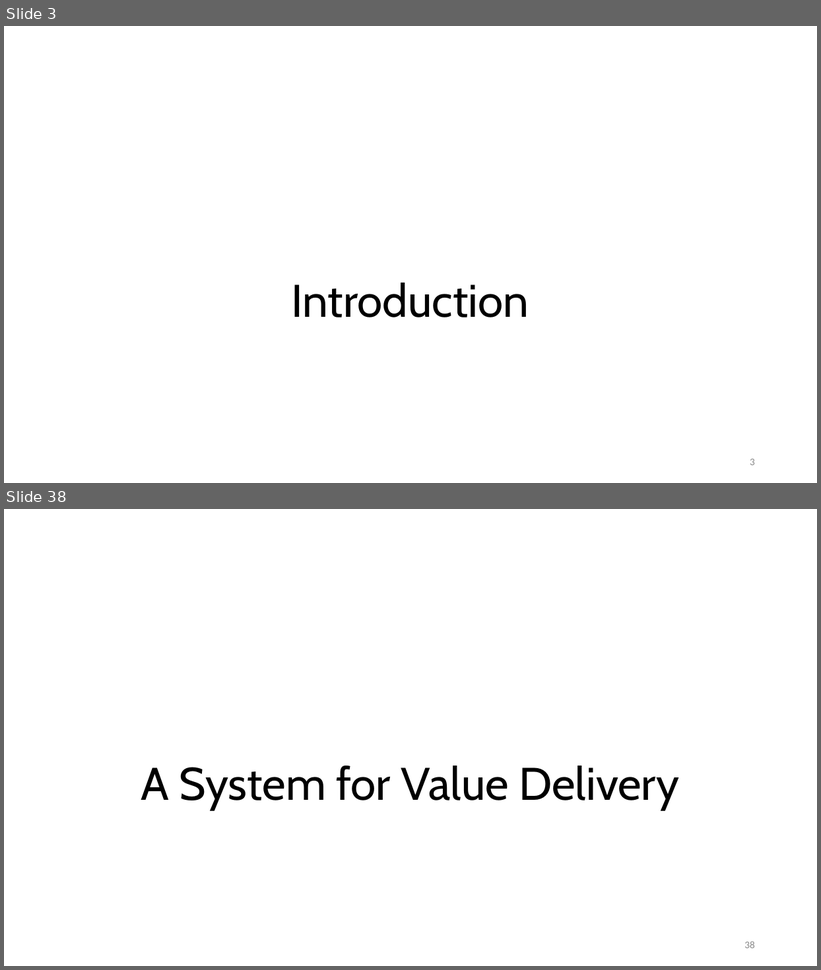
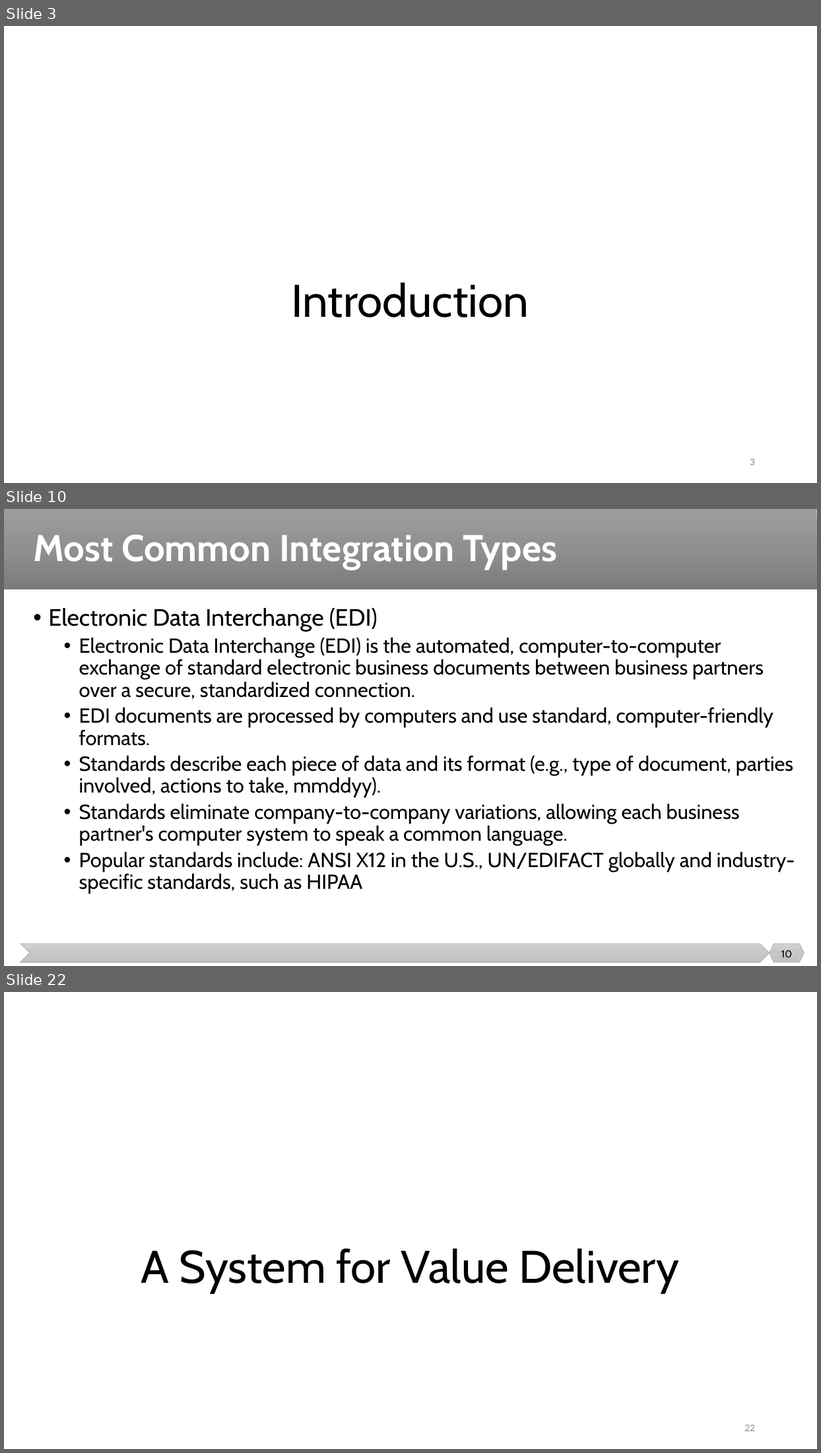
Before and after one commit to malenezi/malenezi, a slide deck: SE495/Lectures/1-Introduction/Introduction.pptx. Shown one above the other, each under a label of ours: slides 3 and 38 before the commit, slides 3, 10 and 22 after it; the slides between them are not shown. The pictures are 821x970 and 821x1453 pixels, drawn with LibreOffice and Linux fonts; fonts in the diff are those of the drawing. Boxes give left, top, right and bottom in pixels: in the first picture for what was removed or moved away, otherwise in the second. Text is boxed around its words. In the diff, an @@ line names an element or a change of style, - is before the commit and + after.

```diff
--- a/SE495/Lectures/1-Introduction/Introduction.pptx
+++ b/SE495/Lectures/1-Introduction/Introduction.pptx
@@ slide 10 added at [4,509,817,966], background #FFFFFF @@
@@ rectangle added at [4,509,817,590], fill gradient #9D9D9D to #909090 to #7C7C7C @@
@@ title added at [33,535,558,570], 44 pt, text #FFFFFF, bold @@
+Most Common Integration Types
@@ text added at [48,608,795,894], 24 pt, text #000000 @@
+• Electronic Data Interchange (EDI)
+  • Electronic Data Interchange (EDI) is the automated, computer-to-computer exchange of standard electronic business documents between business partners over a secure, standardized connection.
+  • EDI documents are processed by computers and use standard, computer-friendly formats.
+  • Standards describe each piece of data and its format (e.g., type of document, parties involved, actions to take, mmddyy).
+  • Standards eliminate company-to-company variations, allowing each business partner's computer system to speak a common language.
+  • Popular standards include: ANSI X12 in the U.S., UN/EDIFACT globally and industry-specific standards, such as HIPAA
@@ chevron added at [20,944,770,963], fill gradient #D2D2D2 to #C8C8C8 to #C0C0C0, outline #A5A5A5 0.5 pt @@
@@ hexagon added at [770,944,805,963], fill gradient #D2D2D2 to #C8C8C8 to #C0C0C0, outline #A5A5A5 0.5 pt @@
@@ page number added at [781,951,792,958], 12 pt, text #000000 @@
+10
@@ what was slide 38 is now slide 22 @@
@@ page number at [745,1425,755,1432]: text changed @@
-38
+22
```
Also in this commit, not shown: 9 slides changed, 27 other slides added, 71 slides removed, 8 other files.
